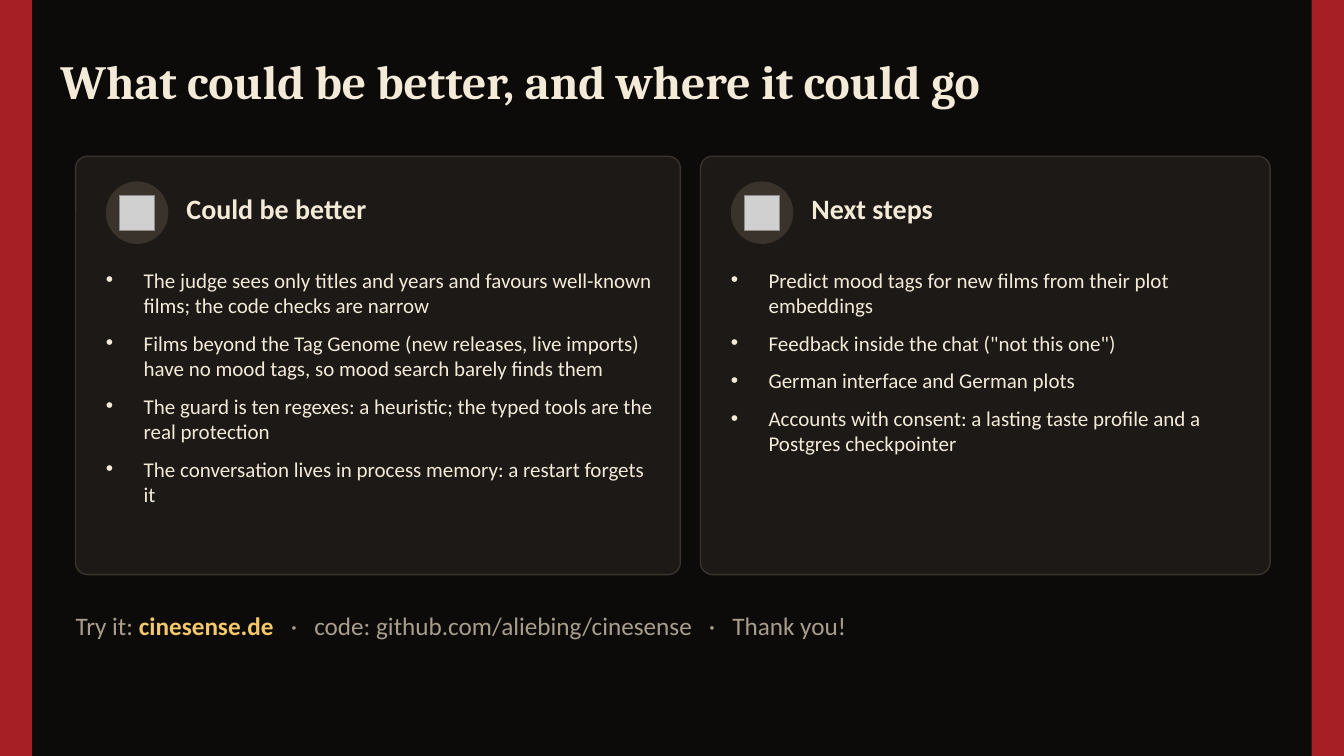
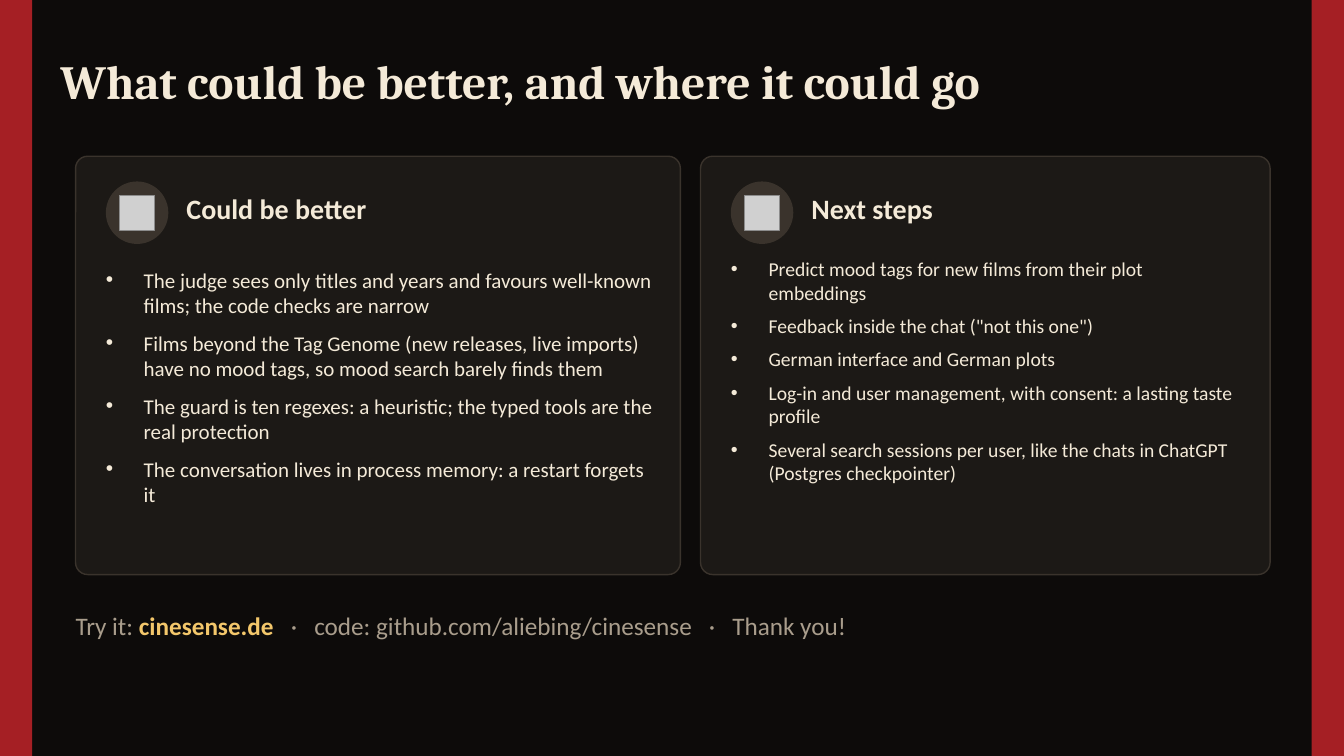
Before and after one commit to aliebing/cinesense, a slide deck: slide 11 of docs/presentation/CineSense-review.pptx. Drawn at 1344x756 pixels with LibreOffice and Linux fonts; fonts in the diff are those of the drawing; grey boxes stand for pictures. Boxes give left, top, right and bottom in pixels: in the first picture for what was removed or moved away, otherwise in the second. Text is boxed around its words. In the diff, an @@ line names an element or a change of style, - is before the commit and + after.

```diff
--- a/docs/presentation/CineSense-review.pptx
+++ b/docs/presentation/CineSense-review.pptx
@@ text "Predict mood tags for new ...": place and size @@
-text "Predict mood tags for new ..." at bbox=[769, 273, 1200, 455]
+text "Predict mood tags for new ..." at bbox=[769, 262, 1232, 484]
@@ text at bbox=[769, 262, 1143, 369]: size 15 to 14 pt in "Predict mood tags for new films from ...", "Feedback inside the chat ("not this one")", "German interface and German plots"; less space between paragraphs @@
@@ text at bbox=[769, 386, 1232, 484]: text changed; size 15 to 14 pt @@
-• Accounts with consent: a lasting taste profile and a Postgres checkpointer
+• Log-in and user management, with consent: a lasting taste profile
+• Several search sessions per user, like the chats in ChatGPT (Postgres checkpointer)
```
Also in this commit, not shown: 5 other slides changed, 3 other files.
